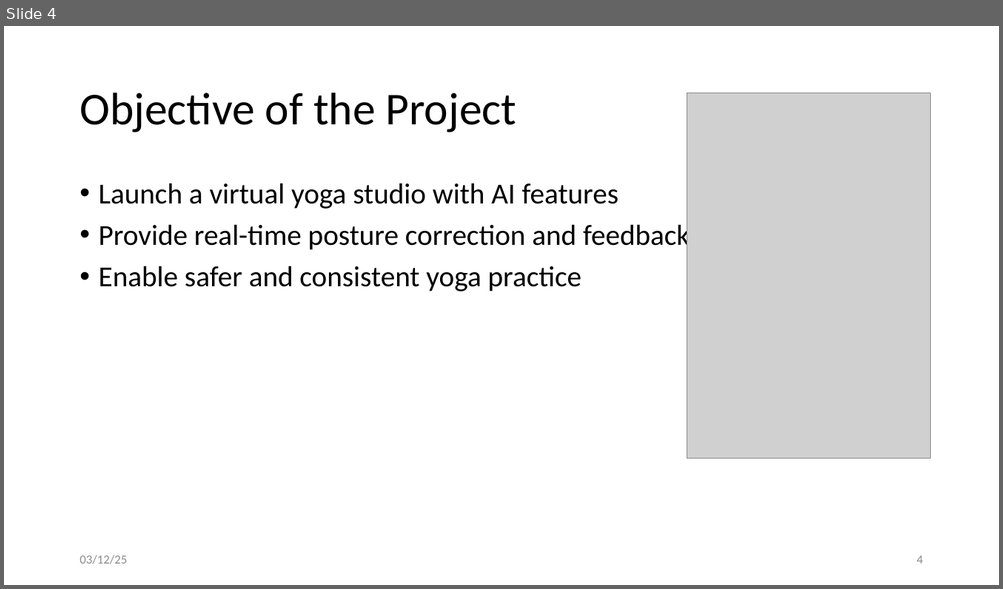
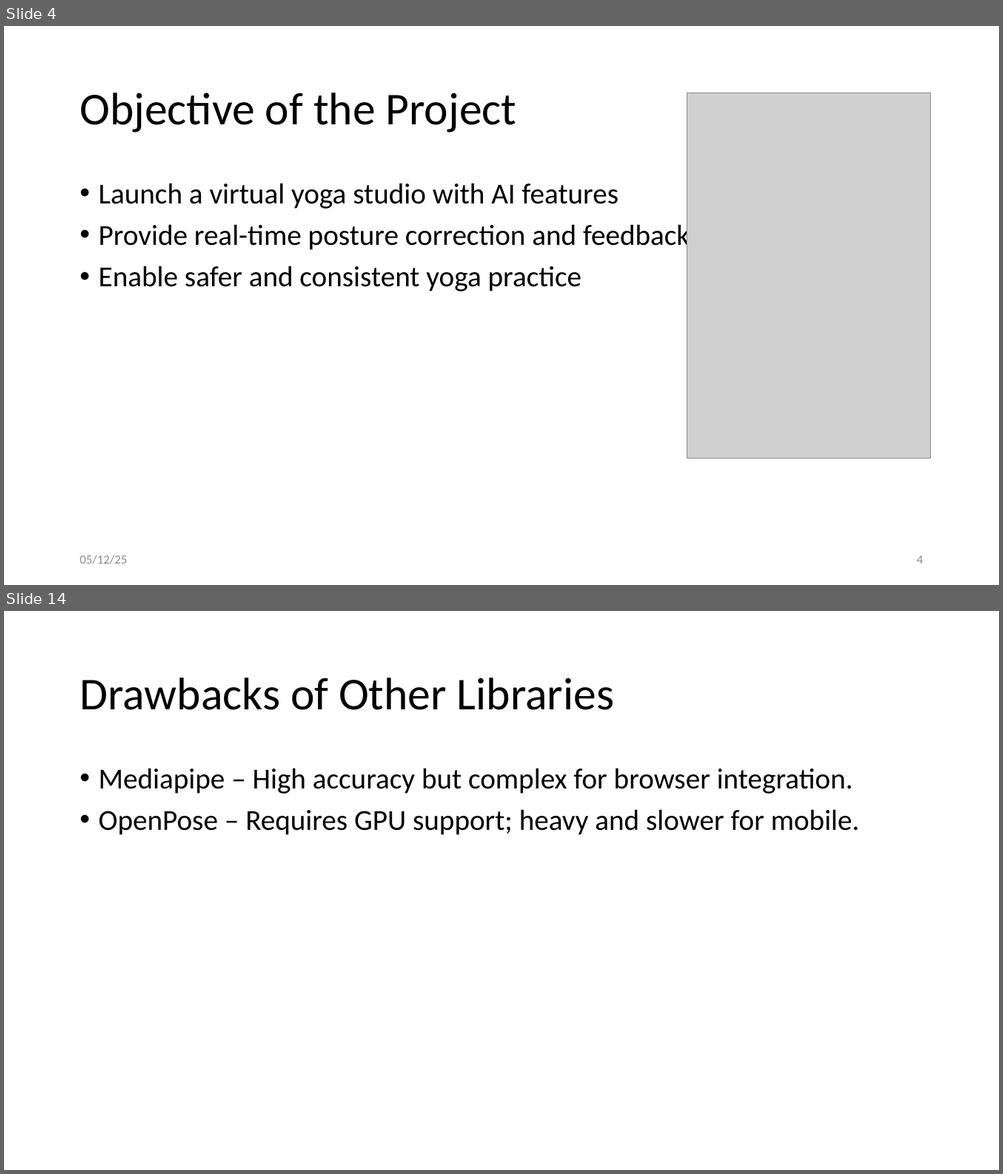
Before and after one commit to SaiSudhaV/VirtualYogaTrainer, a slide deck: docs/MT24AAC019_MiniProject_Evaluation3.pptx. Shown one above the other, each under a label of ours: slide 4 before the commit, slides 4 and 14 after it; the slides between them are not shown. The pictures are 1003x589 and 1003x1174 pixels, drawn with LibreOffice and Linux fonts; fonts in the diff are those of the drawing; grey boxes stand for pictures. Boxes give left, top, right and bottom in pixels: in the first picture for what was removed or moved away, otherwise in the second. Text is boxed around its words. In the diff, an @@ line names an element or a change of style, - is before the commit and + after.

```diff
--- a/docs/MT24AAC019_MiniProject_Evaluation3.pptx
+++ b/docs/MT24AAC019_MiniProject_Evaluation3.pptx
@@ slide 14 added at bbox=[4, 611, 999, 1170], background #FFFFFF @@
@@ title added at bbox=[79, 678, 614, 710], 44 pt, text #000000 @@
+Drawbacks of Other Libraries
@@ text added at bbox=[99, 768, 859, 835], 28 pt, text #000000 @@
+• Mediapipe – High accuracy but complex for browser integration.
+• OpenPose – Requires GPU support; heavy and slower for mobile.
@@ slide 4 changed as well @@
@@ text at bbox=[79, 555, 127, 565]: text changed @@
-03/12/25
+05/12/25
```
Also in this commit, not shown: 8 other slides changed, 16 other slides added, 1 slide removed, 13 other files.
